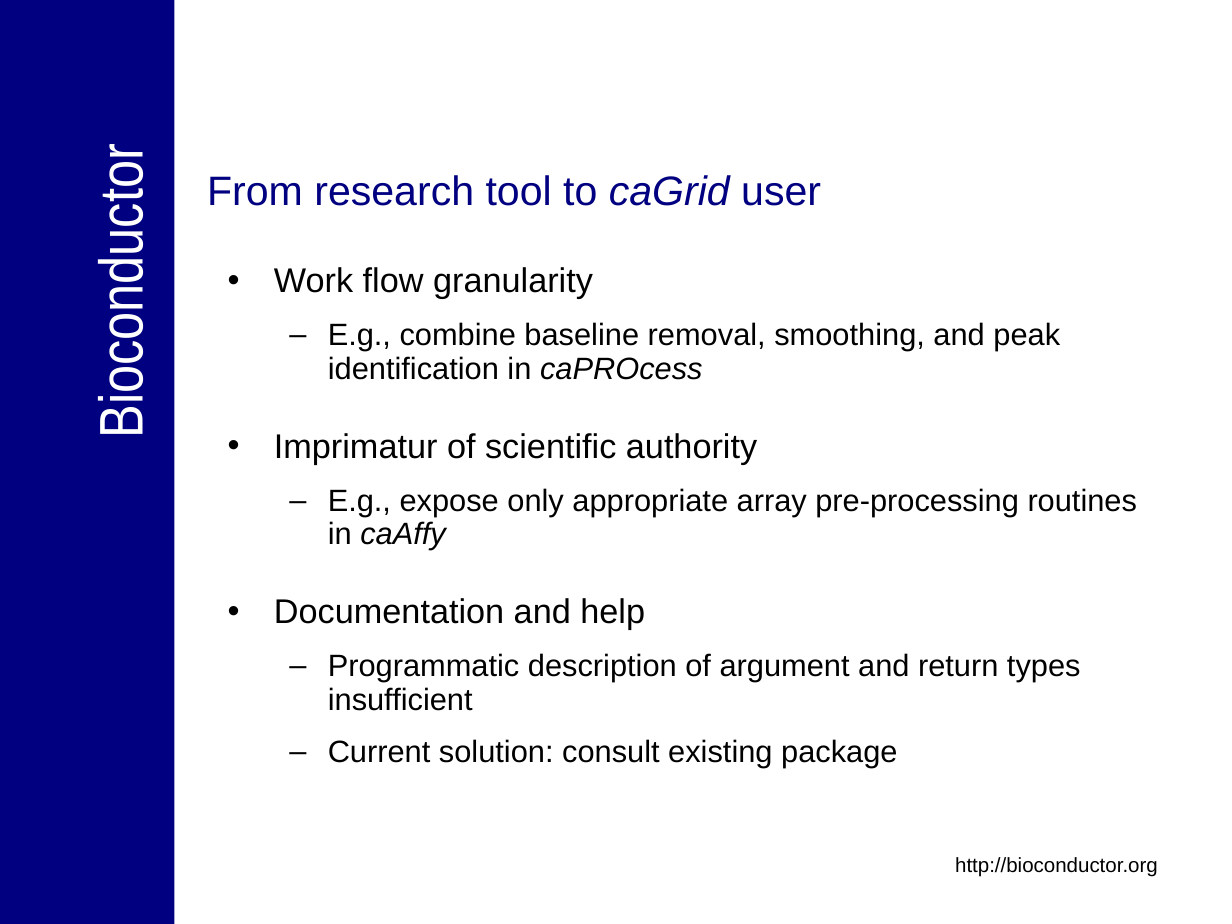
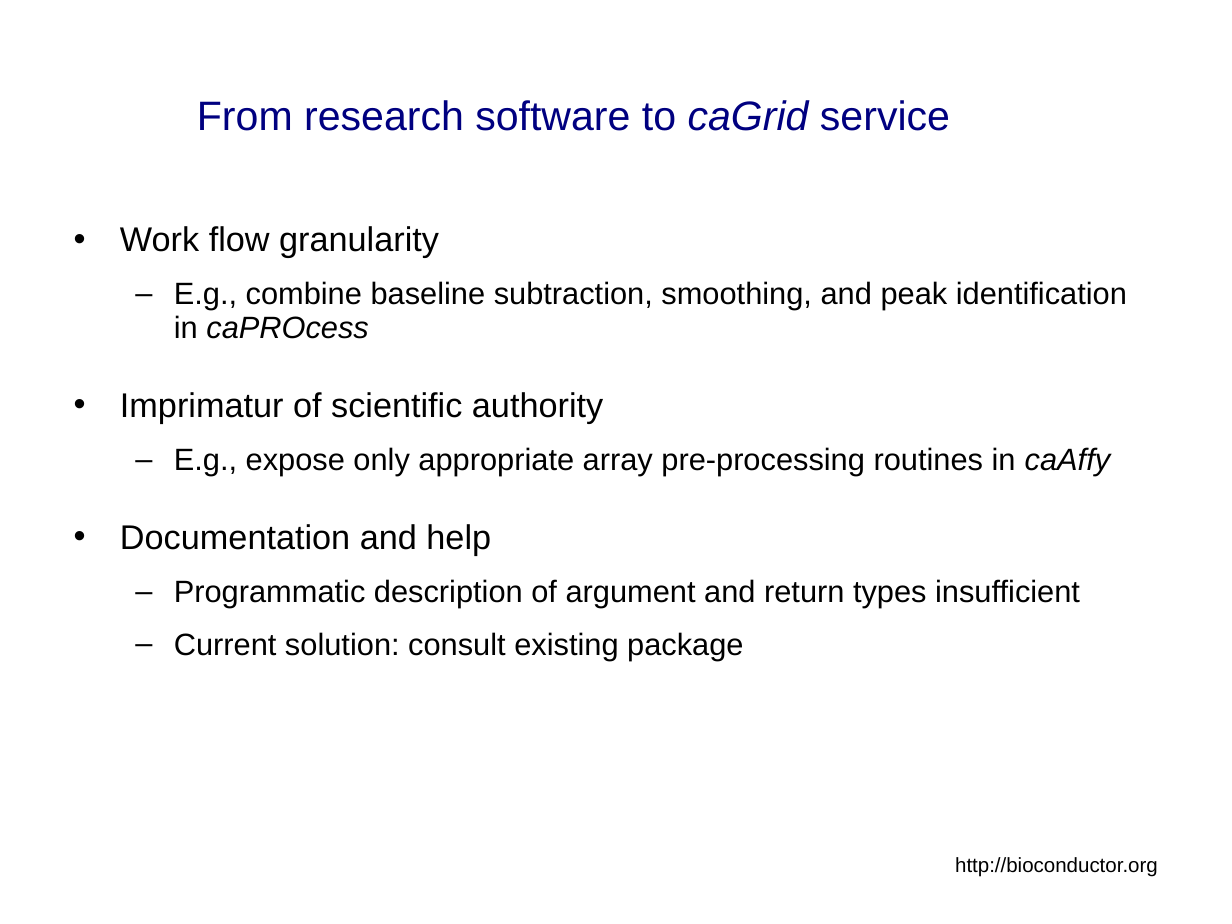
Before and after one commit to NCIP/bioconductor, a slide deck: slide 33 of bioconductor/Presentations/caBIG_Annual_Meeting_2007_Tech_Demo.ppt (slide 25 before the commit). Drawn at 1232x924 pixels with LibreOffice and Linux fonts; fonts in the diff are those of the drawing; background and template pictures are left out. Boxes give left, top, right and bottom in pixels: in the first picture for what was removed or moved away, otherwise in the second. Text is boxed around its words. In the diff, an @@ line names an element or a change of style, - is before the commit and + after.

```diff
--- a/bioconductor/Presentations/caBIG_Annual_Meeting_2007_Tech_Demo.ppt
+++ b/bioconductor/Presentations/caBIG_Annual_Meeting_2007_Tech_Demo.ppt
@@ rectangle removed at [0, 0, 175, 924] @@
@@ title "From research software to caGrid ..." at [197, 100, 950, 131]: vertical alignment top to middle @@
@@ title at [197, 100, 950, 131]: text changed @@
-From research tool to caGrid user
+From research software to caGrid service
@@ text removed at [86, 173, 156, 430] @@
-Bioconductor
@@ text "Work flow granularity": place and size @@
-text "Work flow granularity" at [274, 267, 1137, 768]
+text "Work flow granularity" at [120, 226, 1127, 660]
@@ text at [174, 281, 1127, 339]: text changed @@
-  – E.g., combine baseline removal, smoothing, and peak identification in caPROcess
+  – E.g., combine baseline subtraction, smoothing, and peak identification in caPROcess
```
Also in this commit, not shown: 18 other slides changed, 21 slides added, 10 slides removed.
